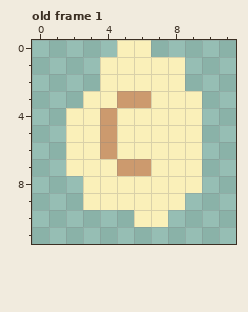
Pixel-art file, stored at src/art/coin.aseprite. Above, as it was before the edit.
12x12 pixels, 1 frame. Shown: old frame 1. The commit also changed other frames, which this record leaves out.
The result:
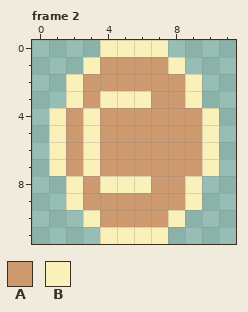
Palette (. is transparent): A #cc9a6e  B #faf0b9
A new or re-ordered frame is compared with the old frame closest to it.
Diff:
frames 1 -> 12
Changed rows in their new state; - is an unchanged pixel.
Frame 2 is new; against old frame 1:
first column x 1:
 0 ---B--B---
 1 --BAAAA---
 2 -BAAAAAAB-
 3 -BA-BBAA--
 4 BA--AAAAAB
 5 BA--AAAAAB
 6 BA--AAAAAB
 7 BA-A--AAAB
 8 -BA---AA--
 9 -BAAAAAAB-
10 --BAAAAB--
11 ---BBBB---
